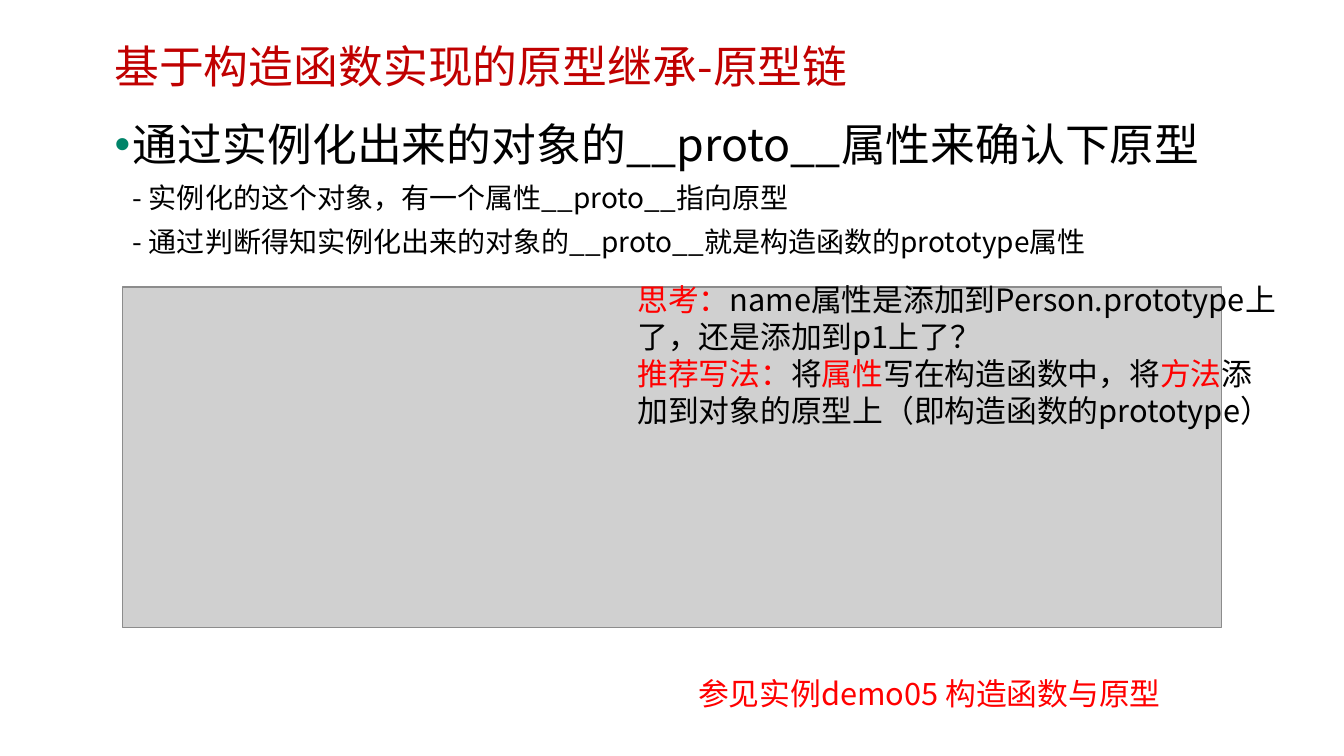
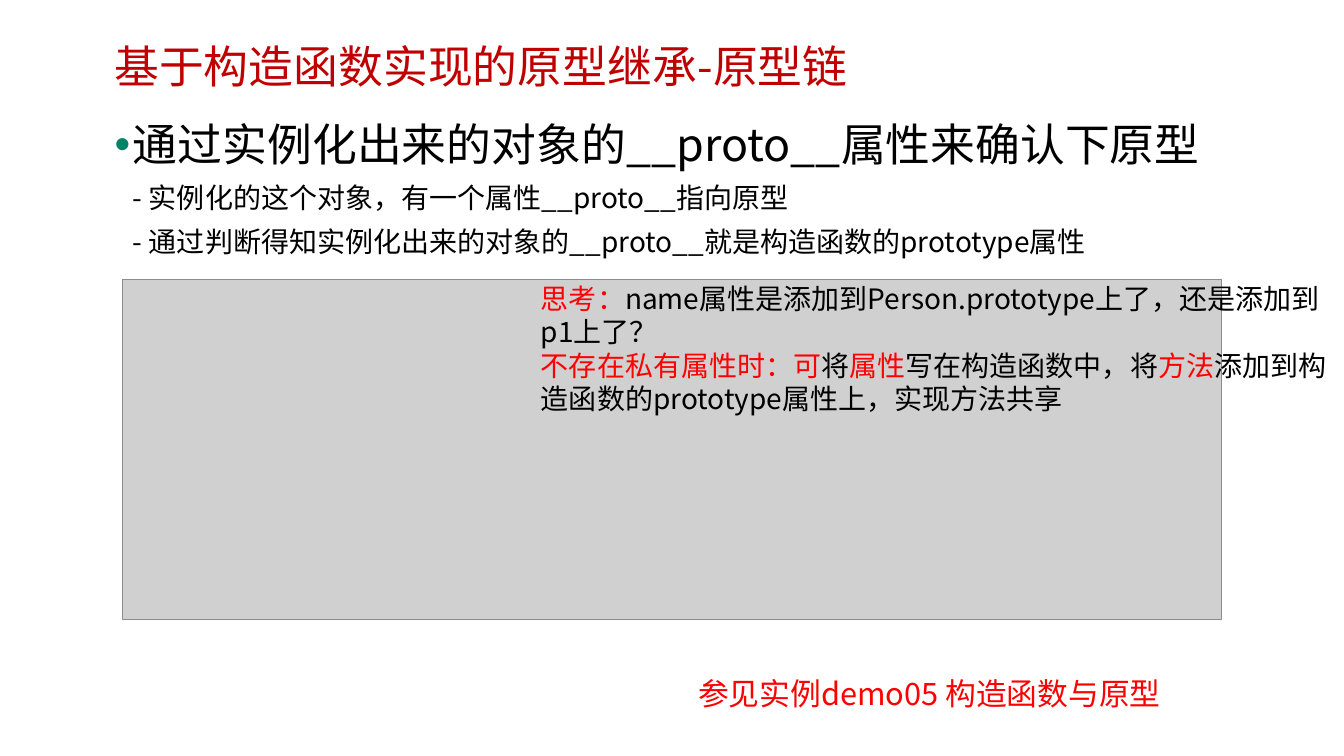
Before and after one commit to edu2act/course-javascript-advanced, a slide deck: slide 12 of 课程PPT/07.JavaScript面向对象编程 一.pptx. Drawn at 1344x756 pixels with LibreOffice and Linux fonts; fonts in the diff are those of the drawing; grey boxes stand for pictures; background and template pictures are left out. Boxes give left, top, right and bottom in pixels: in the first picture for what was removed or moved away, otherwise in the second. Text is boxed around its words. In the diff, an @@ line names an element or a change of style, - is before the commit and + after.

```diff
--- a/课程PPT/07.JavaScript面向对象编程 一.pptx
+++ b/课程PPT/07.JavaScript面向对象编程 一.pptx
@@ picture: place and size @@
-picture at bbox=[122, 287, 1221, 627]
+picture at bbox=[122, 279, 1221, 619]
@@ text "思考：name属性是添加到Person.prototype上了，还是添加到p1上了？": place and size @@
-text "思考：name属性是添加到Person.prototype上了，还是添加到p1上了？" at bbox=[637, 280, 1275, 431]
+text "思考：name属性是添加到Person.prototype上了，还是添加到p1上了？" at bbox=[541, 281, 1326, 416]
@@ text at bbox=[541, 281, 1320, 349]: size 22 to 20 pt in "思考：name属性是添加到Person.prototype上了，还是添加到p1上了？" @@
@@ text at bbox=[541, 348, 1326, 416]: text changed; size 22 to 20 pt @@
-推荐写法：将属性写在构造函数中，将方法添加到对象的原型上（即构造函数的prototype）
+不存在私有属性时：可将属性写在构造函数中，将方法添加到构造函数的prototype属性上，实现方法共享
```
Also in this commit, not shown: 12 other files.
